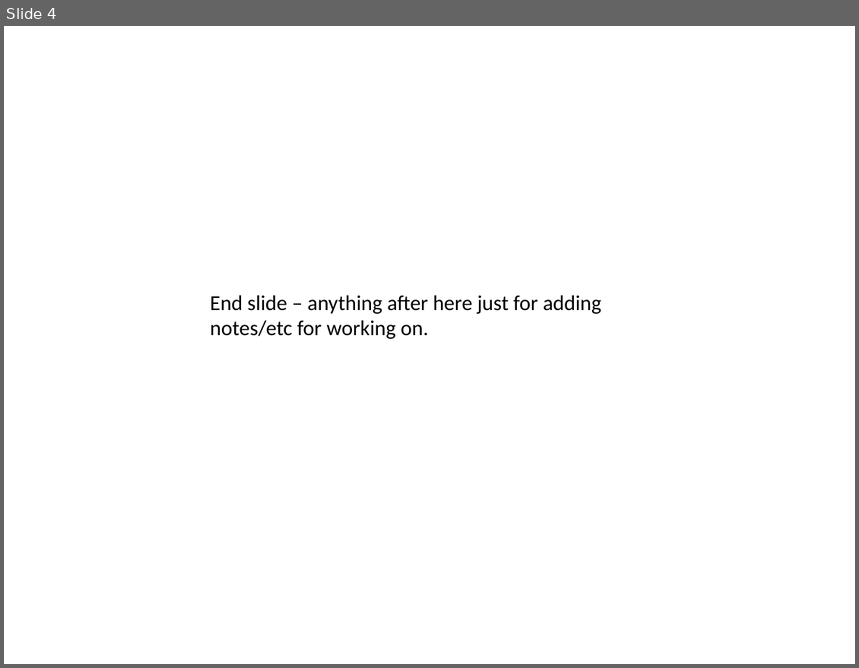
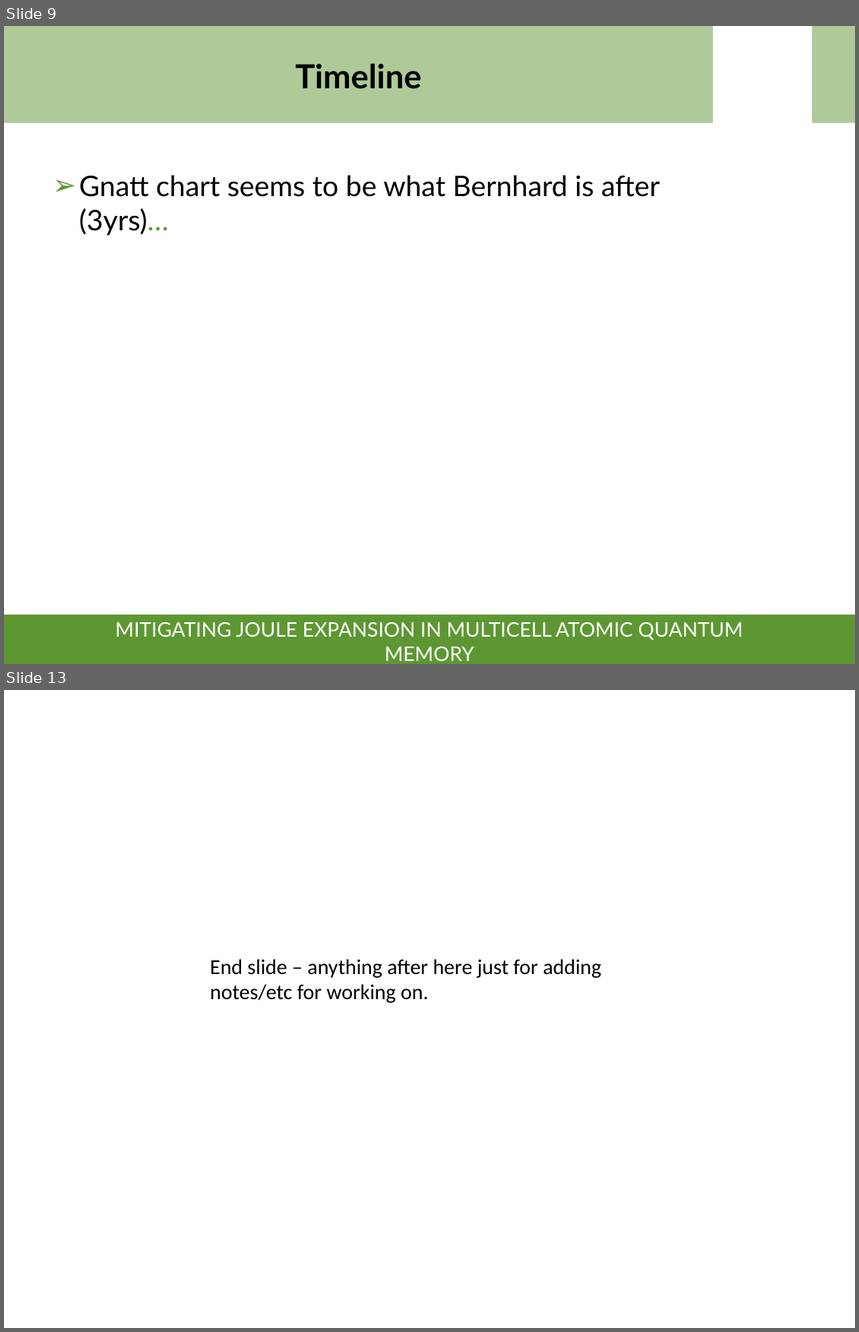
Before and after one commit to lrussell676/PH551_Group_Files, a slide deck: Main_Talk.pptx. Shown one above the other, each under a label of ours: slide 4 before the commit, slides 9 and 13 after it; the slides between them are not shown. The pictures are 859x668 and 859x1332 pixels, drawn with LibreOffice and Linux fonts; fonts in the diff are those of the drawing; background and template pictures are left out. Boxes give left, top, right and bottom in pixels: in the first picture for what was removed or moved away, otherwise in the second. Text is boxed around its words. In the diff, an @@ line names an element or a change of style, - is before the commit and + after.

```diff
--- a/Main_Talk.pptx
+++ b/Main_Talk.pptx
@@ slide 9 added at box(4, 26, 855, 664), background picture (left out) @@
@@ rectangle added at box(4, 26, 713, 123), fill #5D9732 at 50% opacity @@
@@ rectangle added at box(812, 26, 855, 123), fill #5D9732 at 50% opacity @@
@@ title added at box(295, 63, 421, 89), 28 pt, text #000000, bold @@
+Timeline
@@ text added at box(79, 175, 660, 236), 24 pt, text #000000 @@
+➢ Gnatt chart seems to be what Bernhard is after (3yrs)…
@@ rectangle added at box(4, 615, 855, 664), fill #5D9732 @@
@@ subtitle added at box(115, 623, 743, 661), 17 pt, text #FFFFFF @@
+MITIGATING JOULE EXPANSION IN MULTICELL ATOMIC QUANTUM MEMORY
@@ what was slide 4 is now slide 13 @@
```
Also in this commit, not shown: 3 slides changed, 10 other slides added, 1 slide removed.
